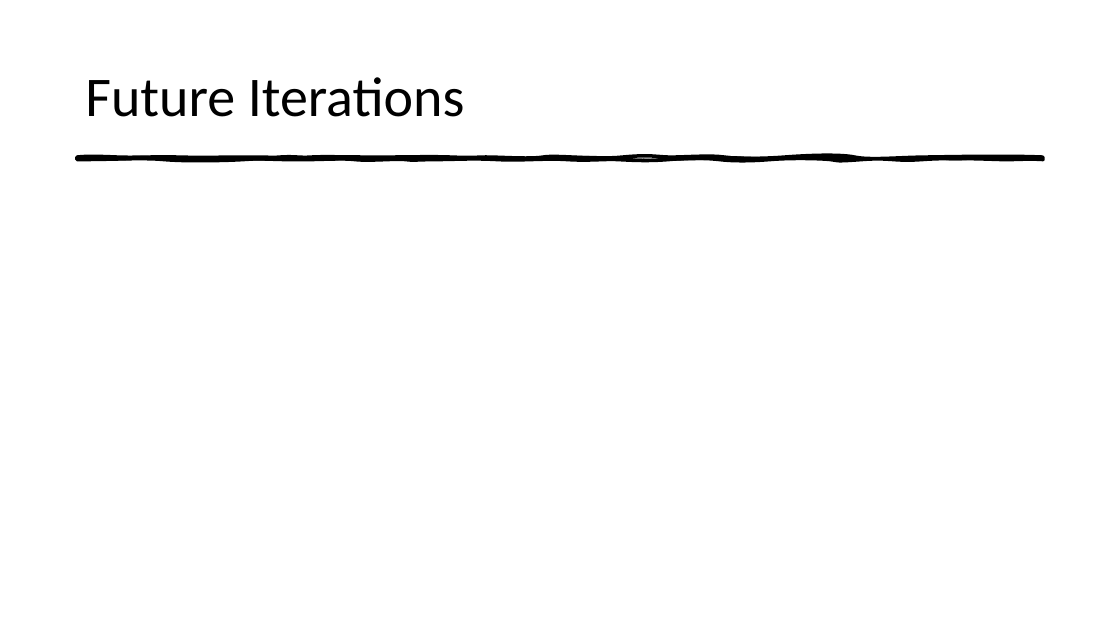
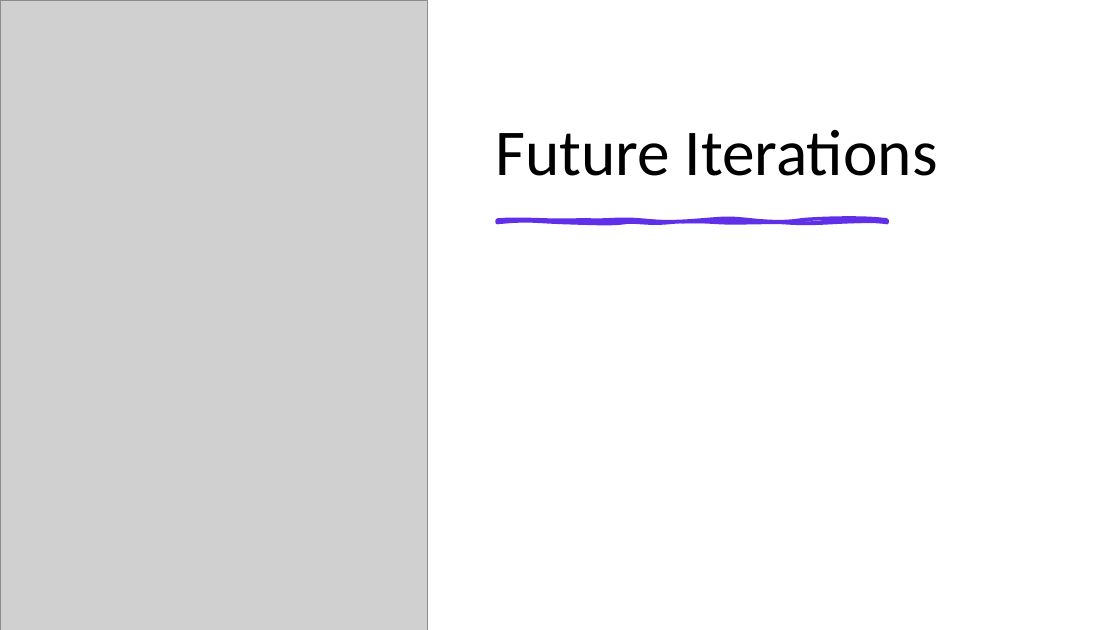
Before and after one commit to flacolaco/final_project, a slide deck: slide 5 of presentation.pptx. Drawn at 1120x630 pixels with LibreOffice and Linux fonts; fonts in the diff are those of the drawing; grey boxes stand for pictures. Boxes give left, top, right and bottom in pixels: in the first picture for what was removed or moved away, otherwise in the second. Text is boxed around its words. In the diff, an @@ line names an element or a change of style, - is before the commit and + after.

```diff
--- a/presentation.pptx
+++ b/presentation.pptx
@@ rectangle added at bbox=[0, 0, 1120, 630], fill #FFFFFF @@
@@ picture added at bbox=[0, 0, 428, 630] @@
@@ title "Future Iterations": place and size @@
-title "Future Iterations" at bbox=[85, 77, 465, 117]
+title "Future Iterations" at bbox=[495, 130, 938, 176]
@@ title "Future Iterations" at bbox=[495, 130, 938, 176]: size 48 to 56 pt; line spacing 1 to 0.9; vertical alignment middle to bottom @@
@@ freeform shape removed at bbox=[77, 157, 1044, 160] @@
@@ freeform shape added at bbox=[497, 220, 887, 223], fill #5F30E8, outline #5F30E8 3 pt @@
```
Also in this commit, not shown: 5 other slides changed, 1 slide added.
